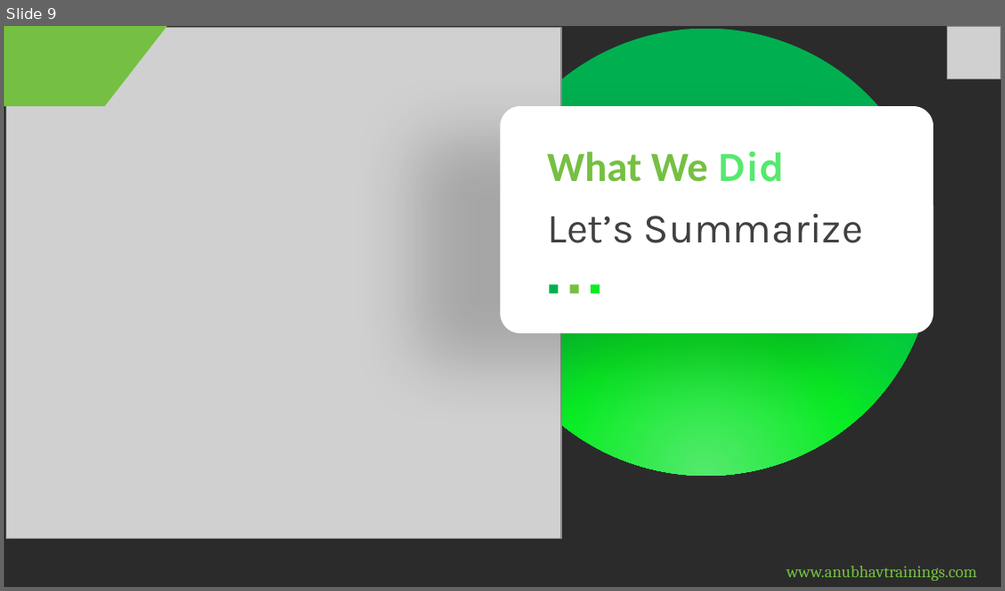
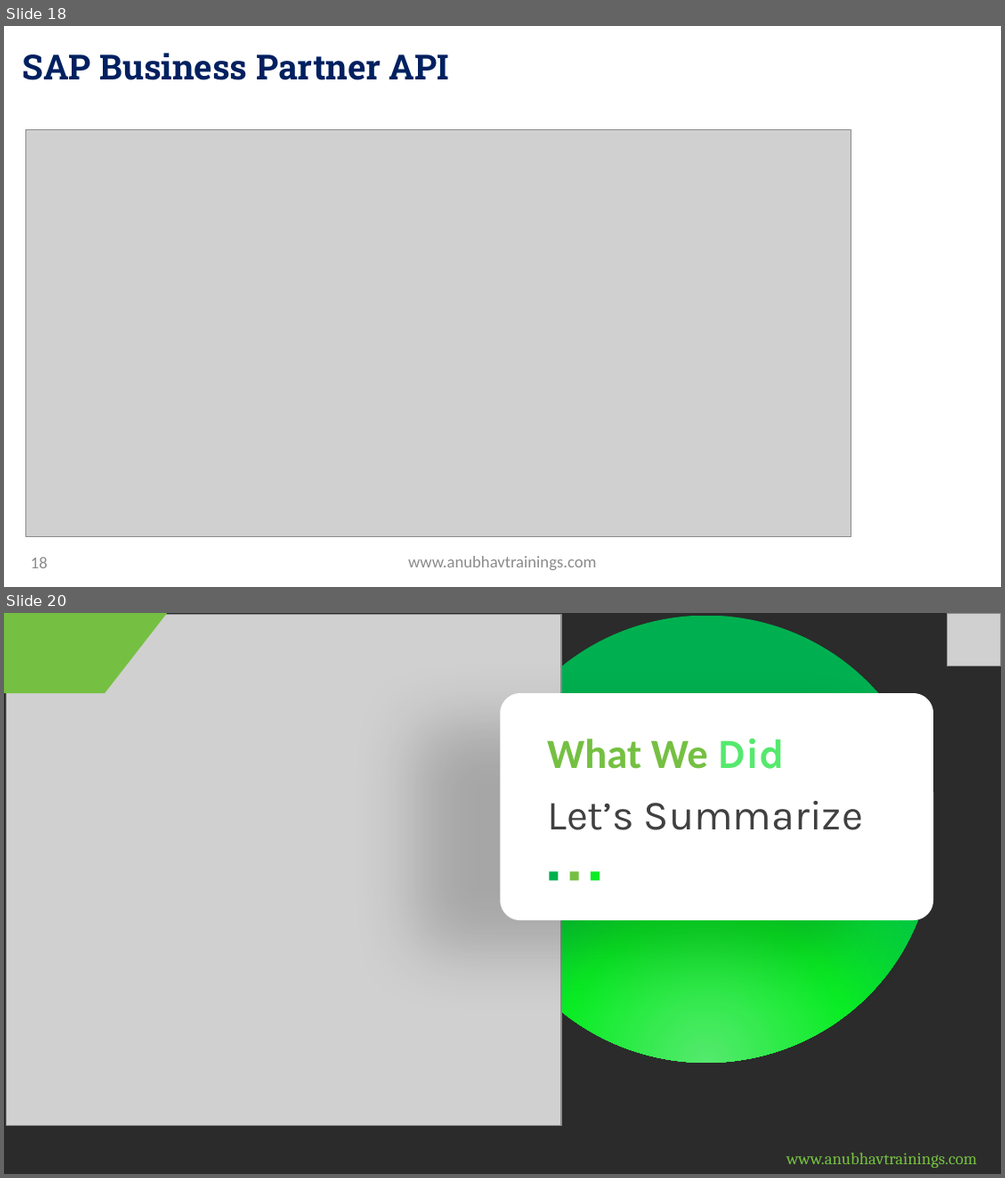
Before and after one commit to soyuztechnologies/SAP_Build_End_to_End, a slide deck: Day 30/SAP Build Training Day 30.pptx. Shown one above the other, each under a label of ours: slide 9 before the commit, slides 18 and 20 after it; the slides between them are not shown. The pictures are 1005x591 and 1005x1178 pixels, drawn with LibreOffice and Linux fonts; fonts in the diff are those of the drawing; grey boxes stand for pictures; background and template pictures are left out; a plain dark background stands for a picture behind light text. Boxes give left, top, right and bottom in pixels: in the first picture for what was removed or moved away, otherwise in the second. Text is boxed around its words. In the diff, an @@ line names an element or a change of style, - is before the commit and + after.

```diff
--- a/Day 30/SAP Build Training Day 30.pptx
+++ b/Day 30/SAP Build Training Day 30.pptx
@@ slide 18 added at (4, 26, 1001, 587), background picture (left out) @@
@@ title added at (23, 53, 449, 80), 25 pt, text gradient #002060 to #0070C0, bold @@
+SAP Business Partner API
@@ picture added at (26, 129, 851, 536) @@
@@ page number added at (31, 556, 48, 568), 12 pt, text #8C8C8C @@
+18
@@ text added at (408, 556, 596, 570), 12 pt, text #8C8C8C @@
+www.anubhavtrainings.com
@@ what was slide 9 is now slide 20 @@
```
Also in this commit, not shown: 2 slides changed, 10 other slides added, 4 other files.
